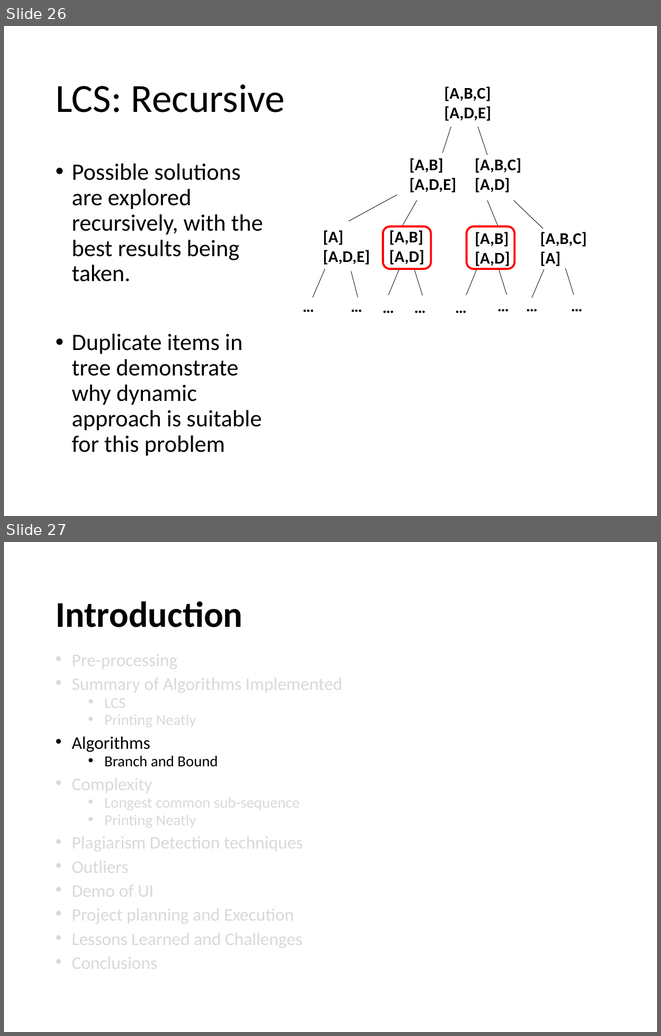
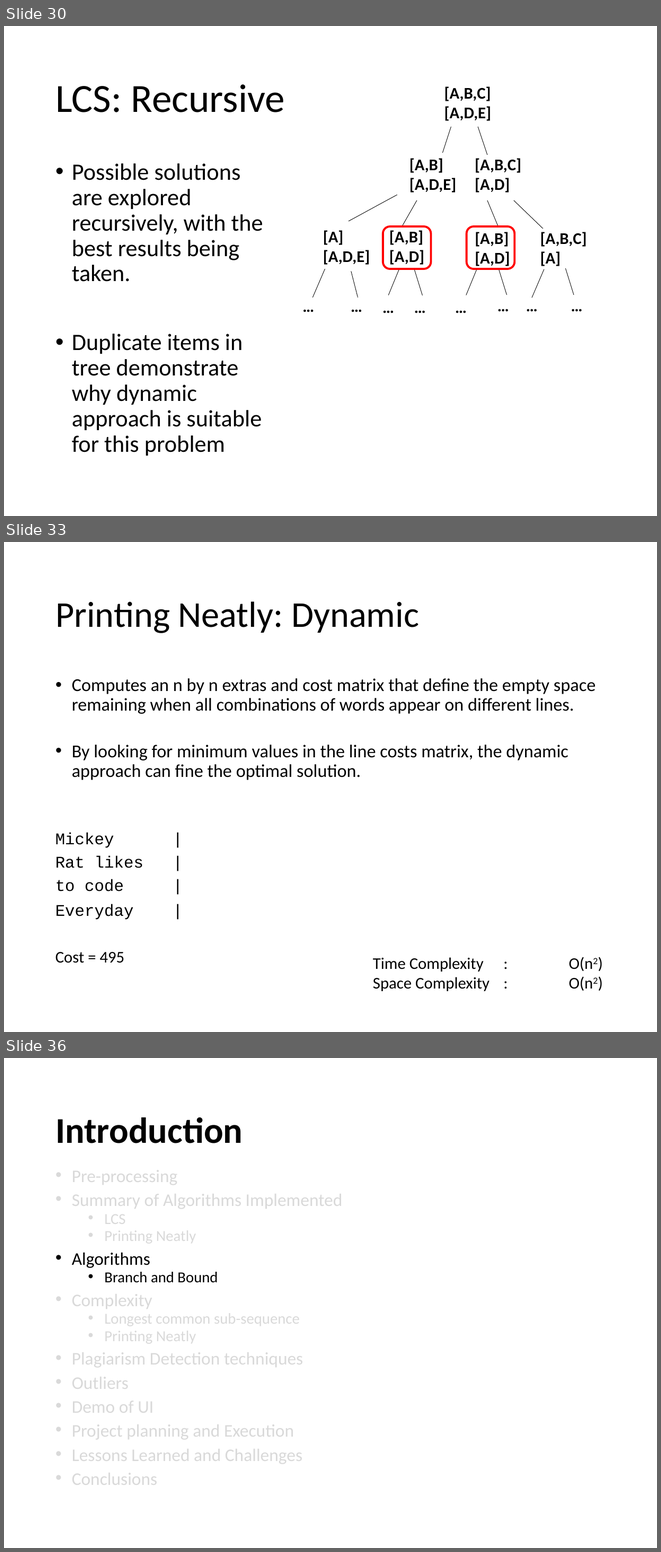
Before and after one commit to edbeeching/AA_LCS_Project, a slide deck: Presentation_v1.pptx. Shown one above the other, each under a label of ours: slides 26 and 27 before the commit, slides 30, 33 and 36 after it; the slides between them are not shown. The pictures are 661x1036 and 661x1552 pixels, drawn with LibreOffice and Linux fonts; fonts in the diff are those of the drawing. Boxes give left, top, right and bottom in pixels: in the first picture for what was removed or moved away, otherwise in the second. Text is boxed around its words. In the diff, an @@ line names an element or a change of style, - is before the commit and + after.

```diff
--- a/Presentation_v1.pptx
+++ b/Presentation_v1.pptx
@@ slide 33 added at (4, 542, 657, 1032), background #FFFFFF @@
@@ title added at (55, 601, 419, 633), 40 pt, text #000000 @@
+Printing Neatly: Dynamic
@@ text added at (72, 678, 595, 780), 20 pt, text #000000 @@
+• Computes an n by n extras and cost matrix that define the empty space remaining when all combinations of words appear on different lines.
+• By looking for minimum values in the line costs matrix, the dynamic approach can fine the optimal solution.
@@ text added at (55, 832, 143, 963), 18 pt, text #000000 @@
+Mickey |
+Rat likes |
+to code |
+Everyday |
+Cost = 495
@@ text added at (373, 956, 593, 991), 18 pt, text #000000 @@
+Time Complexity : O(n2)
+Space Complexity : O(n2)
@@ what was slide 26 is now slide 30 @@
@@ what was slide 27 is now slide 36 @@
```
Also in this commit, not shown: 10 slides changed, 13 other slides added, 2 slides removed, 59 other files.
